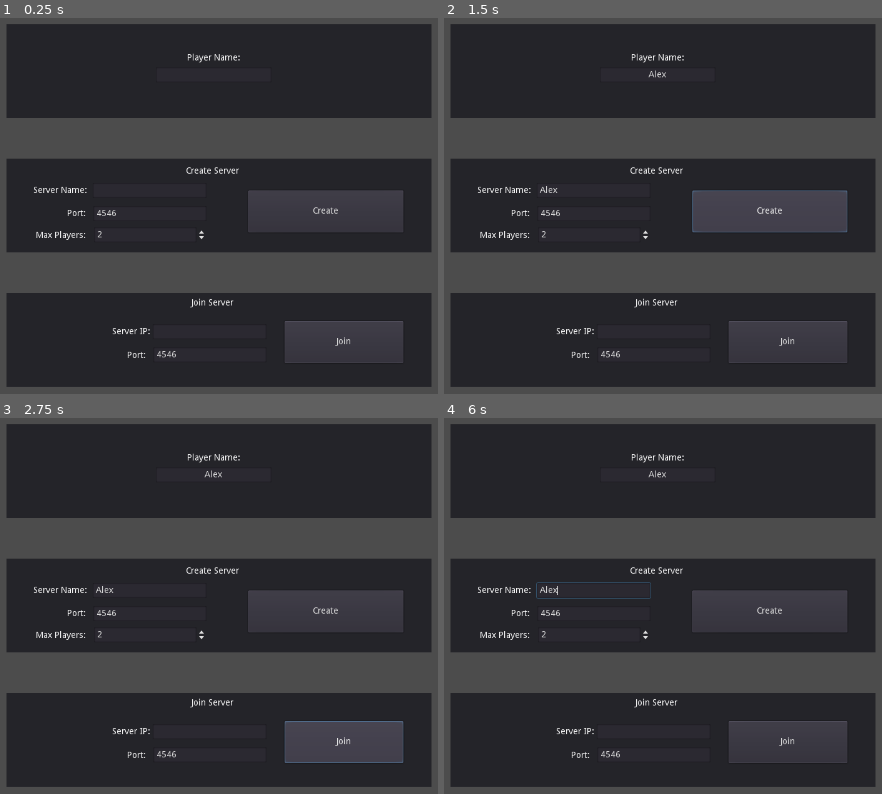
Above: before the commit, frames 1-4 (two rows, left to right).
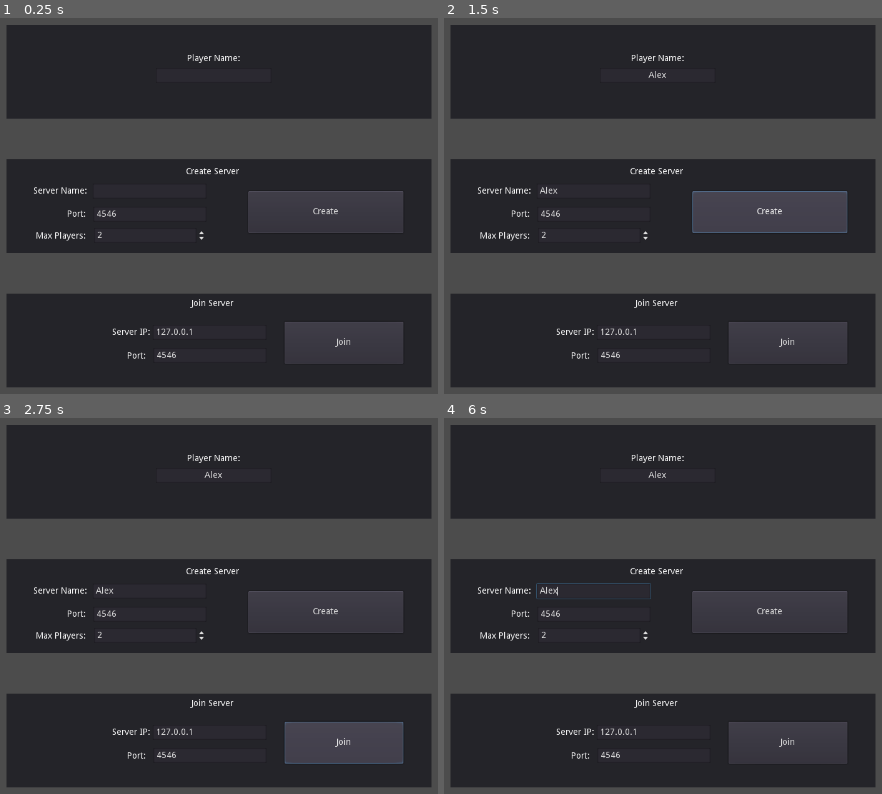
Above: after the commit, the same moments.

Repository: Talamander/bullet-time-fighting
Game: Godot game, scene res://Menu/MainMenu.tscn
The game is run twice, just before and just after one commit, with the same random seed, the same clock (stepped at 60 frames per second) and the same inputs.
Inputs (mouse positions are in pixels of both pictures, inside the frame that each line leads up to):
- Up to frame 1 (0.25 s): no input
- Up to frame 2 (1.5 s): click (658, 74) at 0.52 s; type "Alex" at 0.6 s; click (592, 190) at 0.75 s; type "Alex" at 0.83 s; click "Create" at 1.25 s
- Up to frame 3 (2.75 s): click "Join" at 2 s
- Up to frame 4 (6 s): move the mouse to (838, 594) at 2.77 s; hold Right (ui_right) 2.78-3.53 s; tap Ctrl (bullet_time) at 2.85, 4.35, 5.85 s; move the mouse to (500, 639) at 3.52 s; hold Down (ui_down) 3.53-4.28 s; click (500, 639) at 3.6 s; move the mouse to (741, 519) at 4.27 s; hold Right (ui_right) 4.28-5.03 s; move the mouse to (623, 707) at 5.02 s; hold Up (ui_up) 5.03-5.78 s; click (623, 707) at 5.1 s; tap Enter at 5.75 s; move the mouse to (outside the picture) at 5.77 s; hold Left (ui_left) from 5.78 s (still down)

The runs differ from the first frame. In frame 1, 2.2% of the frame differs, in the area x 1-99%, y 1-93%; in frame 2, 2.3%; in frame 3, 2.3%; in frame 4, 2.4%.

Commit message:
Create Server and Join Server Functionality

Diff:
--- /dev/null
+++ b/Menu/MainMenu.gd
@@ -0,0 +1,30 @@
+extends CanvasLayer
+
+
+func _ready():
+	Network.connect("server_created", self, "_on_ready_to_play")
+	Network.connect("join_success", self, "_on_ready_to_play")
+	Network.connect("join_fail", self, "_on_join_fail")
+
+
+func _on_btCreate_pressed():
+	# Gather values from the GUI and fill the network.server_info dictionary
+	if (!$VBoxContainer/PanelHost/txtServerName.text.empty()):
+		Network.server_info.name = $VBoxContainer/PanelHost/txtServerName.text
+	Network.server_info.max_players = int($VBoxContainer/PanelHost/txtMaxPlayers.value)
+	Network.server_info.used_port = int($VBoxContainer/PanelHost/txtServerPort.text)
+
+	# And create the server, using the function previously added into the code
+	Network.create_server()
+
+func _on_btJoin_pressed():
+	var port = int($VBoxContainer/PanelJoin/txtJoinPort.text)
+	var ip = $VBoxContainer/PanelJoin/txtJoinIP.text
+	Network.join_server(ip, port)
+
+
+func _on_ready_to_play():
+	get_tree().change_scene("res://World/Arena.tscn")
+
+func _on_join_fail():
+	print("Failed to join server")
--- a/Menu/MainMenu.tscn
+++ b/Menu/MainMenu.tscn
@@ -1,14 +1,17 @@
-[gd_scene format=2]
+[gd_scene load_steps=2 format=2]
+
+[ext_resource path="res://Menu/MainMenu.gd" type="Script" id=1]
 
 [node name="MainMenu" type="CanvasLayer"]
+script = ExtResource( 1 )
 
 [node name="VBoxContainer" type="VBoxContainer" parent="."]
 anchor_right = 1.0
 anchor_bottom = 1.0
 margin_left = 300.0
-margin_top = 11.0
+margin_top = 12.0
 margin_right = -300.0
-margin_bottom = -50.0
+margin_bottom = -49.0
 custom_constants/separation = 65
 alignment = 1
 __meta__ = {
@@ -181,6 +184,7 @@
 margin_top = 50.0
 margin_right = 416.0
 margin_bottom = 74.0
+text = "127.0.0.1"
 __meta__ = {
 "_edit_use_anchors_": false
 }
@@ -204,3 +208,5 @@
 __meta__ = {
 "_edit_use_anchors_": false
 }
+[connection signal="pressed" from="VBoxContainer/PanelHost/btCreate" to="." method="_on_btCreate_pressed"]
+[connection signal="pressed" from="VBoxContainer/PanelJoin/btJoin" to="." method="_on_btJoin_pressed"]
--- a/Network/network.gd
+++ b/Network/network.gd
@@ -1,4 +1,18 @@
 extends Node
+
+var server_info = {
+	name = "Server",      # Holds the name of the server
+	max_players = 0,      # Maximum allowed connections
+	used_port = 0         # Listening port
+}
+
+var players = {}
+
+signal server_created                          # when server is successfully created
+signal join_success                            # When the peer successfully joins a server
+signal join_fail                               # Failed to join a server
+signal player_list_changed                     # List of players has been changed
+
 
 func _ready():
 	get_tree().connect("network_peer_connected", self, "_on_player_connected")
@@ -6,6 +20,47 @@
 	get_tree().connect("connected_to_server", self, "_on_connected_to_server")
 	get_tree().connect("connection_failed", self, "_on_connection_failed")
 	get_tree().connect("server_disconnected", self, "_on_disconnected_from_server")
+
+
+func create_server():
+	# Initialize the networking system
+	var net = NetworkedMultiplayerENet.new()
+
+	# Try to create the server
+	if (net.create_server(server_info.used_port, server_info.max_players) != OK):
+		print("Failed to create server")
+		return
+
+	# Assign it into the tree
+	get_tree().set_network_peer(net)
+	emit_signal("server_created")
+	# Register the server's player in the local player list
+	register_player(Global.player_info)
+
+func join_server(ip, port):
+	var net = NetworkedMultiplayerENet.new()
+
+	if (net.create_client(ip, port) != OK):
+		print("Failed to create client")
+		emit_signal("join_fail")
+		return
+
+	get_tree().set_network_peer(net)
+
+remote func register_player(pinfo):
+	if (get_tree().is_network_server()):
+		# We are on the server, so distribute the player list information throughout the connected players
+		for id in players:
+			# Send currently iterated player info to the new player
+			rpc_id(pinfo.net_id, "register_player", players[id])
+			# Send new player info to currently iterated player, skipping the server (which will get the info shortly)
+			if (id != 1):
+				rpc_id(id, "register_player", pinfo)
+
+	# Now to code that will be executed regardless of being on client or server
+	print("Registering player ", pinfo.name, " (", pinfo.net_id, ") to internal player table")
+	players[pinfo.net_id] = pinfo          # Create the player entry in the dictionary
+	emit_signal("player_list_changed")     # And notify that the player list has been changed
 
 # Everyone gets notified whenever a new client joins the server
 func _on_player_connected(id):
@@ -19,12 +74,19 @@
 
 # Peer trying to connect to server is notified on success
 func _on_connected_to_server():
-	pass
+	emit_signal("join_success")
+	# Update the player_info dictionary with the obtained unique network ID
+	Global.player_info.net_id = get_tree().get_network_unique_id()
+	# Request the server to register this new player across all connected players
+	rpc_id(1, "register_player", Global.player_info)
+	# And register itself on the local list
+	register_player(Global.player_info)
 
 
 # Peer trying to connect to server is notified on failure
 func _on_connection_failed():
-	pass
+	emit_signal("join_fail")
+	get_tree().set_network_peer(null)
 
 
 # Peer is notified when disconnected from server
--- a/Singletons/Global.gd
+++ b/Singletons/Global.gd
@@ -1,4 +1,10 @@
 extends Node
+
+var player_info = {
+	name = "Player",                   # How this player will be shown within the GUI
+	net_id = 1,                        # By default everyone receives "server ID"
+	actor_path = "res://Player/Player.tscn",  # The class used to represent the player in the game world
+}
 
 #Singleton for instancing scenes within a scene. ex: playerBullet
 func instance_scene_on_main(scene, position):
Not shown, added: export_presets.cfg
